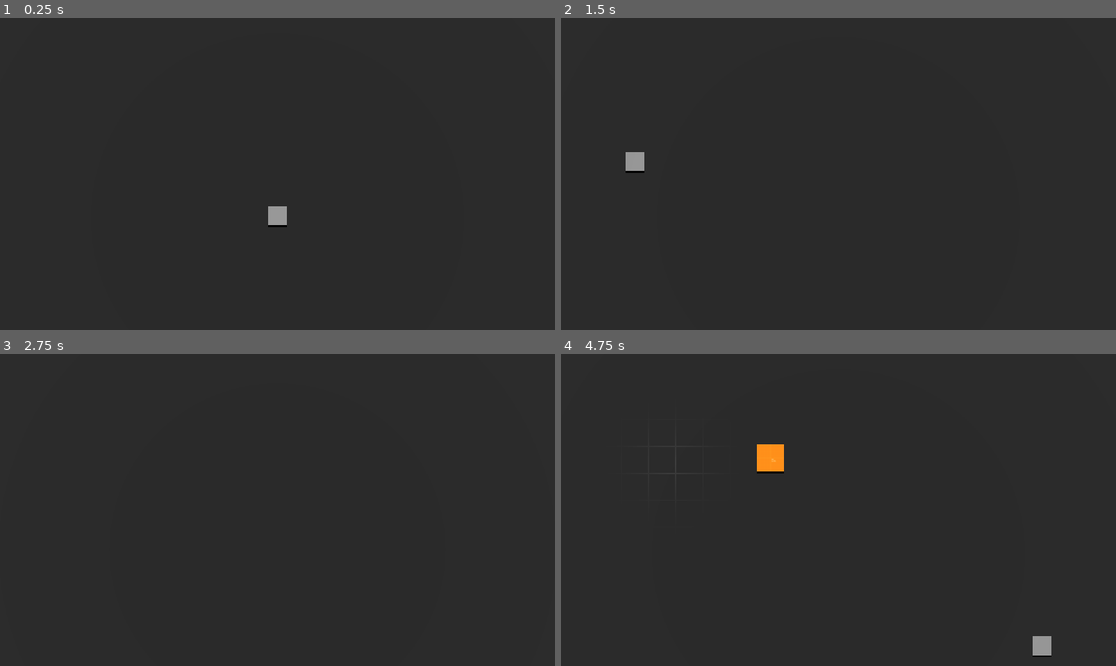
Above: before the commit, frames 1-4 (two rows, left to right).
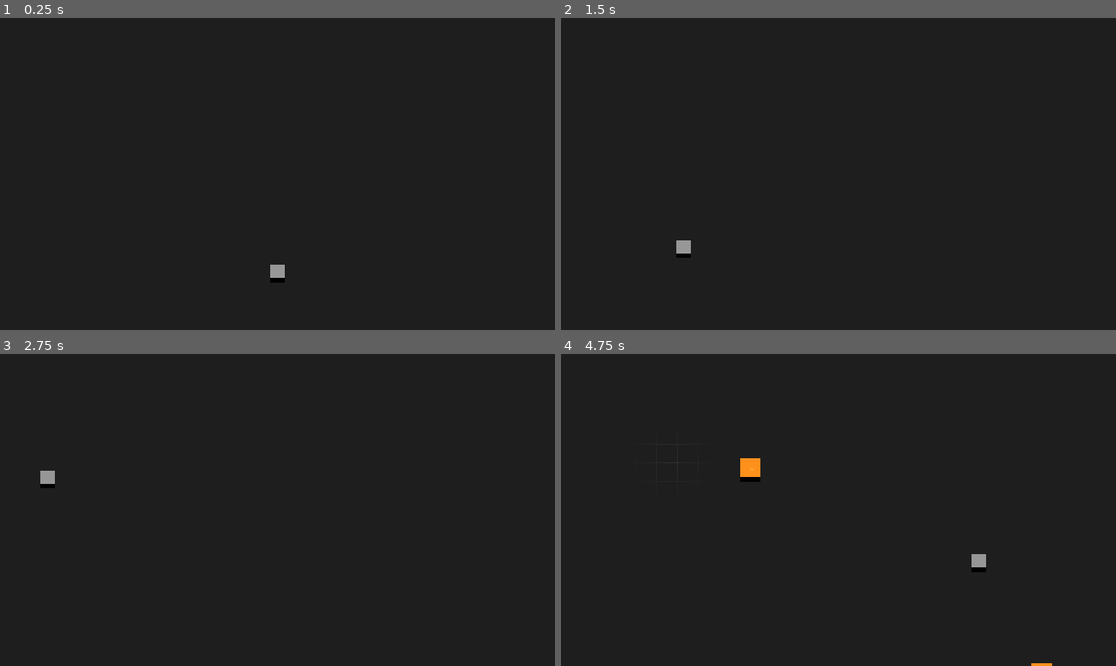
Above: after the commit, the same moments.

Repository: jorie100/Lander
Game: Godot game, scene res://scenes/DebugScene.tscn
Same seed, same stepped clock (60 frames per second), same inputs: the game is played once before the commit and once after it.
Inputs (mouse positions are in pixels of both pictures, inside the frame that each line leads up to):
- Up to frame 1 (0.25 s): no input
- Up to frame 2 (1.5 s): tap Enter at 0.5 s; move the mouse to (960, 158) at 0.52 s; hold D (right, bound only before the commit) 0.53-1.28 s; click (960, 158) at 0.6 s; move the mouse to (727, 189) at 1.27 s; hold S (down, bound only before the commit) from 1.28 s (still down); click (727, 189) at 1.35 s
- Up to frame 3 (2.75 s): move the mouse to (333, 441) at 2.02 s; release S (down, bound only before the commit) at 2.03 s; hold D (right, bound only before the commit) from 2.03 s (still down); right-click (333, 441) at 2.1 s; click (333, 441) at 2.3 s
- Up to frame 4 (4.75 s): move the mouse to (810, 572) at 2.77 s; release D (right, bound only before the commit) at 2.78 s; hold W (up, bound only before the commit) 2.78-3.53 s; tap C (toggle_build_mode) at 2.85 s; click (810, 572) at 3.05 s; move the mouse to (1005, 556) at 3.52 s; hold A (left, bound only before the commit) from 3.53 s (still down); click (1005, 556) at 3.6 s; move the mouse to (672, 463) at 4.27 s; click (672, 463) at 4.35 s

The runs differ from the first frame. In frame 1, 0.4% of the frame differs, in the area x 48-52%, y 60-85%; in frame 2, 0.4%; in frame 3, 0.1%; in frame 4, 1.2%, in the area x 17-89%, y 28-100%.

Commit message:
Fixed camera movement

Diff:
--- a/project.godot
+++ b/project.godot
@@ -37,22 +37,22 @@
 "events": [Object(InputEventMouseButton,"resource_local_to_scene":false,"resource_name":"","device":-1,"window_id":0,"a …(258 unchanged characters)…
 ]
 }
-up={
+camera_up={
 "deadzone": 0.5,
 "events": [Object(InputEventKey,"resource_local_to_scene":false,"resource_name":"","device":-1,"window_id":0,"alt_pressed":false,"shift_pressed":false,"ctrl_pressed":false,"meta_pressed":false,"pressed":false,"keycode":0,"physical_keycode":87,"key_label":0,"unicode":119,"echo":false,"script":null)
 ]
 }
-down={
+camera_down={
 "deadzone": 0.5,
 "events": [Object(InputEventKey,"resource_local_to_scene":false,"resource_name":"","device":-1,"window_id":0,"alt_pressed":false,"shift_pressed":false,"ctrl_pressed":false,"meta_pressed":false,"pressed":false,"keycode":0,"physical_keycode":83,"key_label":0,"unicode":115,"echo":false,"script":null)
 ]
 }
-left={
+camera_left={
 "deadzone": 0.5,
 "events": [Object(InputEventKey,"resource_local_to_scene":false,"resource_name":"","device":-1,"window_id":0,"alt_pressed":false,"shift_pressed":false,"ctrl_pressed":false,"meta_pressed":false,"pressed":false,"keycode":0,"physical_keycode":65,"key_label":0,"unicode":97,"echo":false,"script":null)
 ]
 }
-right={
+camera_right={
 "deadzone": 0.5,
 "events": [Object(InputEventKey,"resource_local_to_scene":false,"resource_name":"","device":-1,"window_id":0,"alt_pressed":false,"shift_pressed":false,"ctrl_pressed":false,"meta_pressed":false,"pressed":false,"keycode":0,"physical_keycode":68,"key_label":0,"unicode":100,"echo":false,"script":null)
 ]
--- a/scenes/DebugScene.tscn
+++ b/scenes/DebugScene.tscn
@@ -15,9 +15,10 @@
 spawn_size = 18
 
 [sub_resource type="StandardMaterial3D" id="StandardMaterial3D_5qcv2"]
+specular_mode = 2
 albedo_color = Color(0.12549, 0.12549, 0.12549, 1)
 
-[sub_resource type="ArrayMesh" id="ArrayMesh_nj6ai"]
+[sub_resource type="ArrayMesh" id="ArrayMesh_batpc"]
 _surfaces = [{
 "aabb": AABB(-8, 0, -8, 16, 1e-05, 16),
 "format": 34359742471,
@@ -54,18 +55,19 @@
 world_settings = SubResource("Resource_eckp6")
 
 [node name="Floor" parent="." instance=ExtResource("1_16ih5")]
-mesh = SubResource("ArrayMesh_nj6ai")
+mesh = SubResource("ArrayMesh_batpc")
 material = SubResource("StandardMaterial3D_5qcv2")
 
 [node name="Floor_col" type="StaticBody3D" parent="Floor"]
 collision_mask = 0
 
 [node name="CollisionShape3D" type="CollisionShape3D" parent="Floor/Floor_col"]
-shape = SubResource("ConcavePolygonShape3D_tkc0p")
+shape = SubResource("ConcavePolygonShape3D_e1veb")
 
 [node name="MainCamera" parent="." node_paths=PackedStringArray("grid") instance=ExtResource("4_gwgv0")]
-transform = Transform3D(1, 0, 0, 0, 0.14629, 0.989242, 0, -0.989242, 0.14629, 0, 11.064, 0)
+transform = Transform3D(1, 0, 0, 0, 0.4439, 0.896076, 0, -0.896076, 0.4439, 0, 11.064, 0)
 current = true
+size = 15.0
 grid = NodePath("../Grid")
 
 [node name="Grid" type="MeshInstance3D" parent="."]
--- a/scripts/player/main_camera.gd
+++ b/scripts/player/main_camera.gd
@@ -11,6 +11,8 @@
 # Speed of the camera movement
 var speed = 10.0
 
+var movement_dir: Vector2 = Vector2(0,0)
+var camera_position: Vector3 = Vector3.ZERO
 var build_mode: bool = false
 
 func _ready() -> void:
@@ -62,25 +64,15 @@
 					player_moved.emit(mouse_3d_position)
 
 func _process(delta):
-	var velocity = Vector3()
+	if Input.get_vector("camera_left", "camera_right", "camera_up", "camera_down") != Vector2(0,0):
+		movement_dir = Input.get_vector("camera_left", "camera_right", "camera_up", "camera_down")
+	else:
+		movement_dir = Vector2(0.0, 0.0)
+	camera_position += (Vector3(movement_dir.x, 0.0, movement_dir.y)).normalized() * delta * speed
+	global_position.x = lerpf(global_position.x, camera_position.x, 11.0 * delta)
+	global_position.z = lerpf(global_position.z, camera_position.z, 11.0 * delta)
 
-	if Input.is_action_pressed('up'):
-		velocity += Vector3(0, 1, 0)
-	if Input.is_action_pressed('down'):
-		velocity += Vector3(0, -1, 0)
-	if Input.is_action_pressed('left'):
-		velocity += Vector3(-1, 0, 0)
-	if Input.is_action_pressed('right'):
-		velocity += Vector3(1, 0, 0)
-
-	# Normalize the velocity to ensure consistent speed in all directions
-	if velocity.length() > 0:
-		velocity = velocity.normalized() * speed
-
-	# Apply the velocity
-	self.translate(velocity * delta)
-
-	if grid:
+	if grid and build_mode:
 		grid.global_position = raycast_from_camera(1).get("position") + Vector3(0.0,0.01,0.0)
 		grid.get_surface_override_material(0).set_shader_parameter("center", -grid.global_position)
 
--- a/scripts/player/player.gd
+++ b/scripts/player/player.gd
@@ -92,8 +92,8 @@
 
 	# Camera physics interpolation to reduce physics jitter on high refresh-rate monitors
 	if Engine.get_frames_per_second() > Engine.physics_ticks_per_second:
-		mesh.global_transform.basis = mesh.global_transform.basis.slerp(current_rotation, 40 * delta)
-		mesh.global_transform.origin = mesh.global_transform.origin.lerp(self.global_transform.origin, 40 * delta)
+		mesh.global_transform.basis = mesh.global_transform.basis.slerp(current_rotation, delta)
+		mesh.global_transform.origin = mesh.global_transform.origin.lerp(self.global_transform.origin, delta)
 	else:
 		mesh.global_transform.basis = current_rotation
 		mesh.global_transform = self.global_transform
Not shown: 1 places in scenes/DebugScene.tscn that only renumber resources
